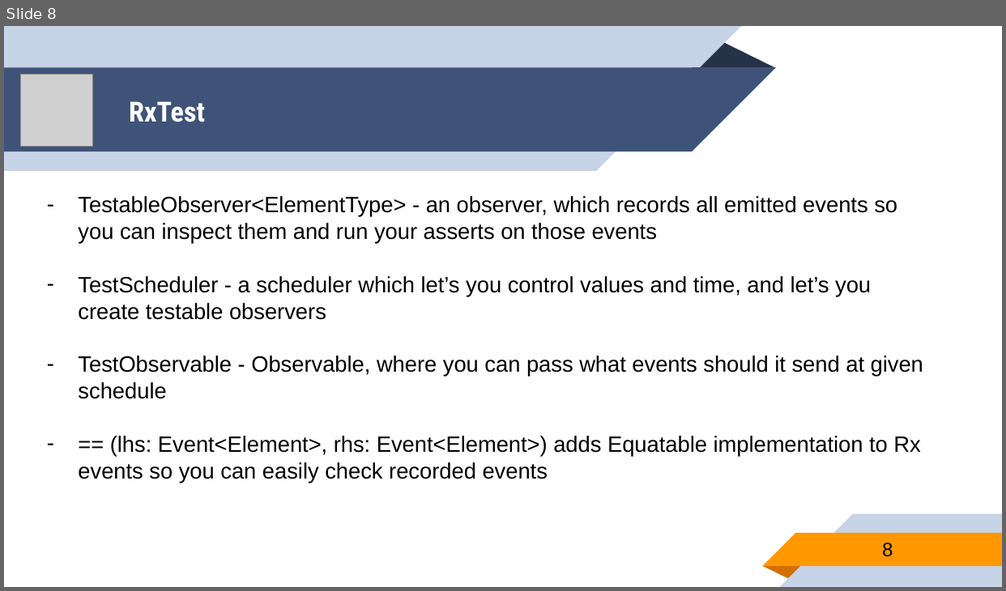
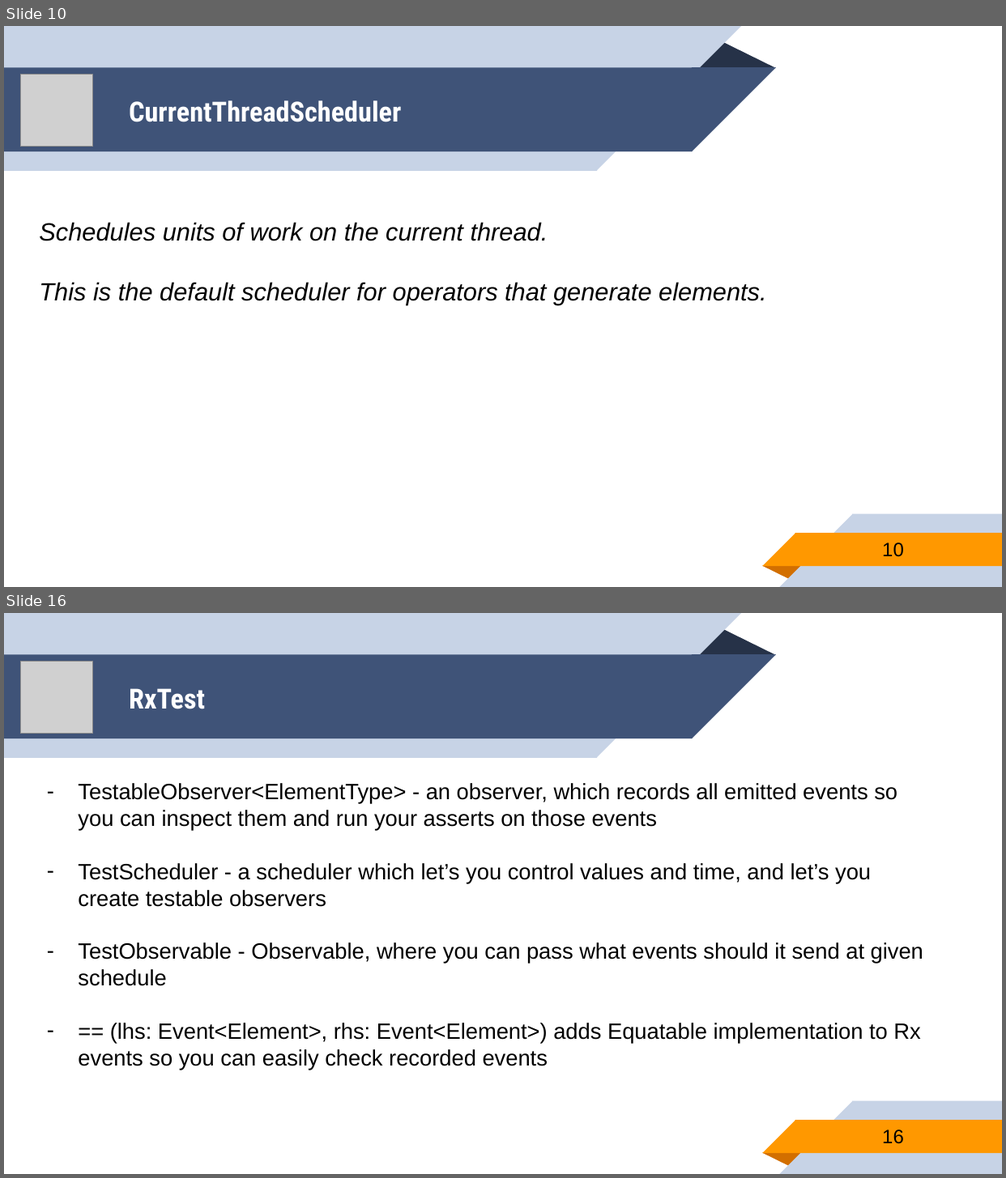
Before and after one commit to younghwankim/RxSwiftClass, a slide deck: AdvancedRxSwift/day5/AdvancedRxSwift5.pptx. Shown one above the other, each under a label of ours: slide 8 before the commit, slides 10 and 16 after it; the slides between them are not shown. The pictures are 1006x591 and 1006x1178 pixels, drawn with LibreOffice and Linux fonts; fonts in the diff are those of the drawing; grey boxes stand for pictures. Boxes give left, top, right and bottom in pixels: in the first picture for what was removed or moved away, otherwise in the second. Text is boxed around its words. In the diff, an @@ line names an element or a change of style, - is before the commit and + after.

```diff
--- a/AdvancedRxSwift/day5/AdvancedRxSwift5.pptx
+++ b/AdvancedRxSwift/day5/AdvancedRxSwift5.pptx
@@ slide 10 added at <box>4,26,1002,587</box>, background #FFFFFF; not listed: 10 template elements that a slide beside it also shows @@
@@ picture added at <box>21,74,94,147</box> @@
@@ title added at <box>129,101,401,122</box>, 20 pt, text #FFFFFF, bold @@
+CurrentThreadScheduler
@@ text added at <box>39,222,766,305</box>, 18 pt, text #000000, italic @@
+Schedules units of work on the current thread.
+This is the default scheduler for operators that generate elements.
@@ page number added at <box>882,543,904,557</box>, 14 pt, text #000000 @@
+10
@@ what was slide 8 is now slide 16 @@
@@ page number at <box>882,1130,904,1144</box>: text changed @@
-8
+16
```
Also in this commit, not shown: 7 other slides added, 1 other file.
